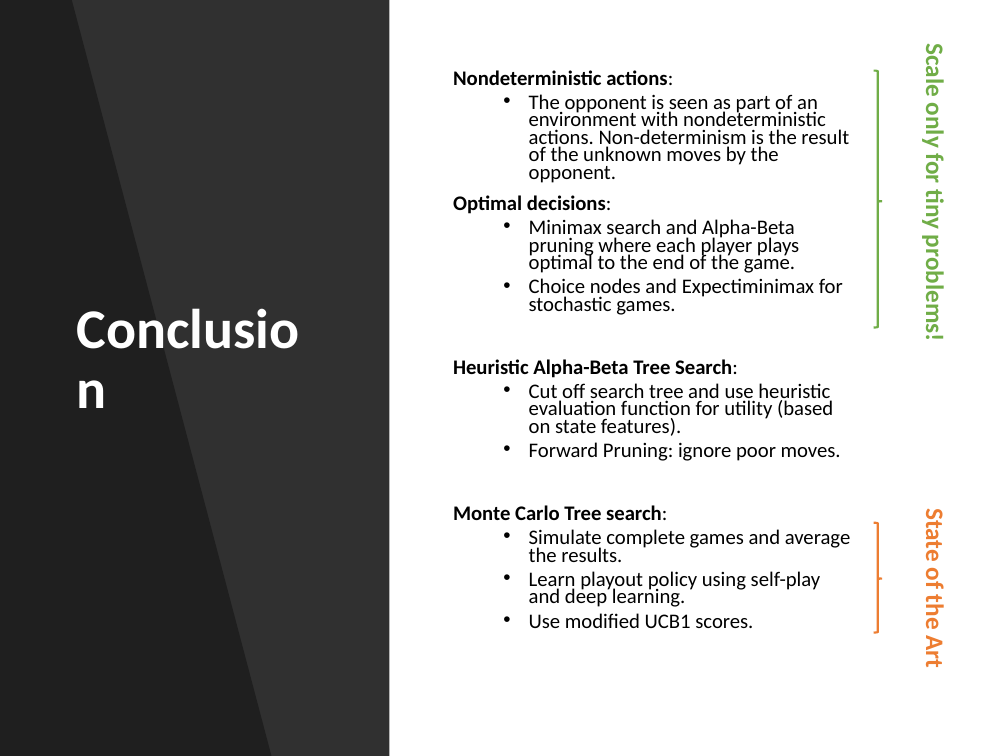
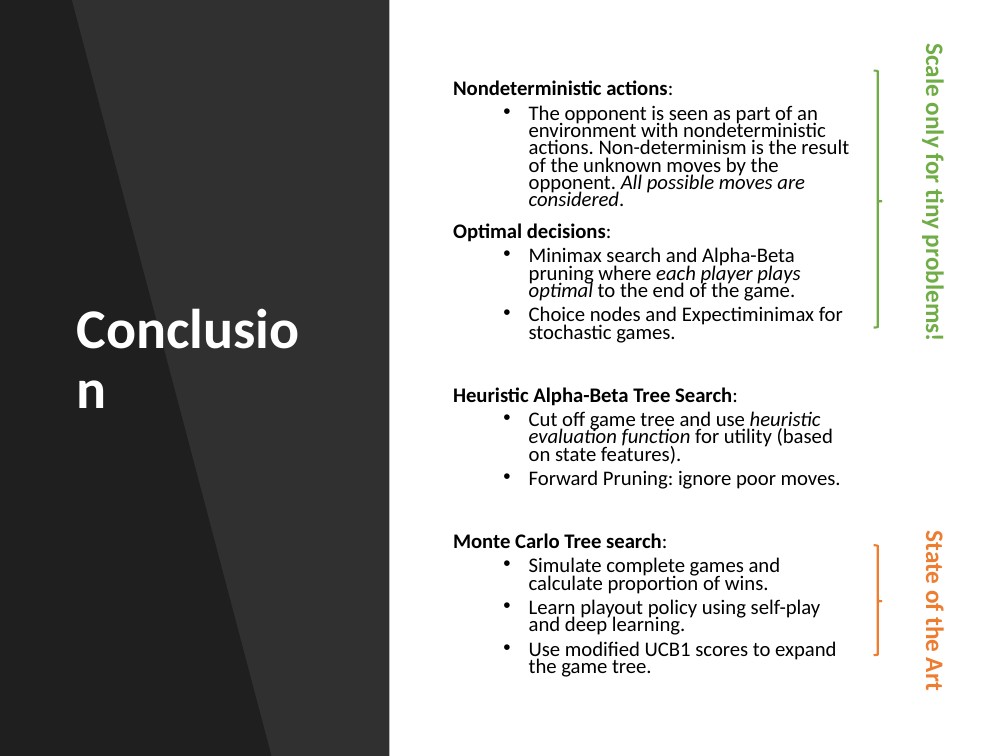
Before and after one commit to mhahsler/CS7320-AI, a slide deck: slide 38 of slides/05_games.pptx (slide 37 before the commit). Drawn at 1008x756 pixels with LibreOffice and Linux fonts; fonts in the diff are those of the drawing. Boxes give left, top, right and bottom in pixels: in the first picture for what was removed or moved away, otherwise in the second. Text is boxed around its words. In the diff, an @@ line names an element or a change of style, - is before the commit and + after.

Commit message:
improved slides.

```diff
--- a/slides/05_games.pptx
+++ b/slides/05_games.pptx
@@ text "Nondeterministic actions:" at (x1=453, y1=80, x2=849, y2=677): italic on in "each player plays optimal" @@
@@ text at (x1=529, y1=105, x2=849, y2=206): text changed @@
-  • The opponent is seen as part of an environment with nondeterministic actions. Non-determinism is the result of the unknown moves by the opponent.
+  • The opponent is seen as part of an environment with nondeterministic actions. Non-determinism is the result of the unknown moves by the opponent. All possible moves are considered.
@@ text at (x1=529, y1=411, x2=833, y2=464): text changed @@
-  • Cut off search tree and use heuristic evaluation function for utility (based on state features).
+  • Cut off game tree and use heuristic evaluation function for utility (based on state features).
@@ text "State of the Art" moved from (x1=919, y1=513, x2=950, y2=667) to (x1=919, y1=536, x2=950, y2=690) @@
@@ text at (x1=529, y1=557, x2=781, y2=594): text changed @@
-  • Simulate complete games and average the results.
+  • Simulate complete games and calculate proportion of wins.
@@ right brace moved from (x1=874, y1=523, x2=882, y2=633) to (x1=874, y1=545, x2=882, y2=655) @@
@@ text at (x1=529, y1=641, x2=836, y2=677): text changed @@
-  • Use modified UCB1 scores.
+  • Use modified UCB1 scores to expand the game tree.
```
Also in this commit, not shown: 17 other slides changed, 1 slide added, 1 other file.
